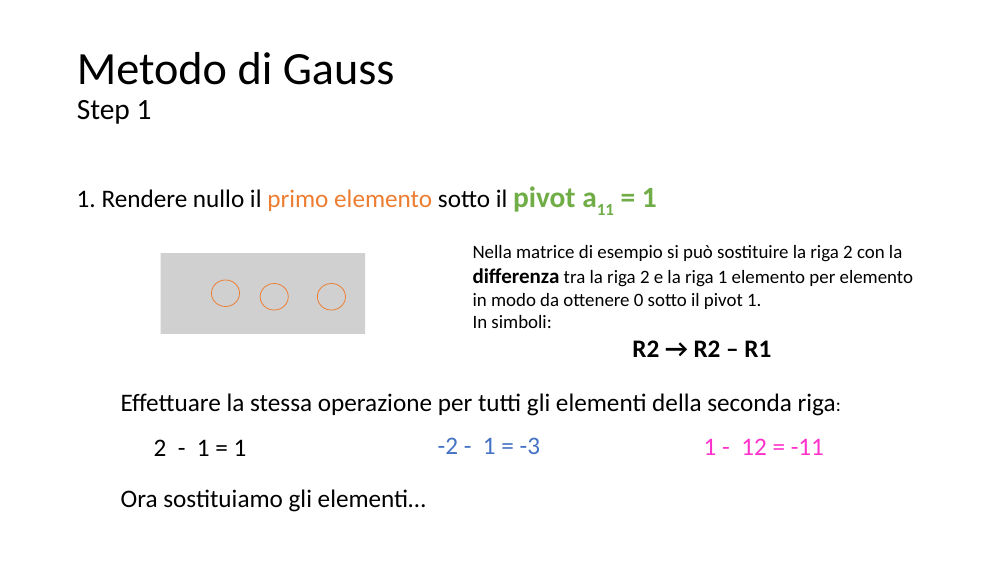
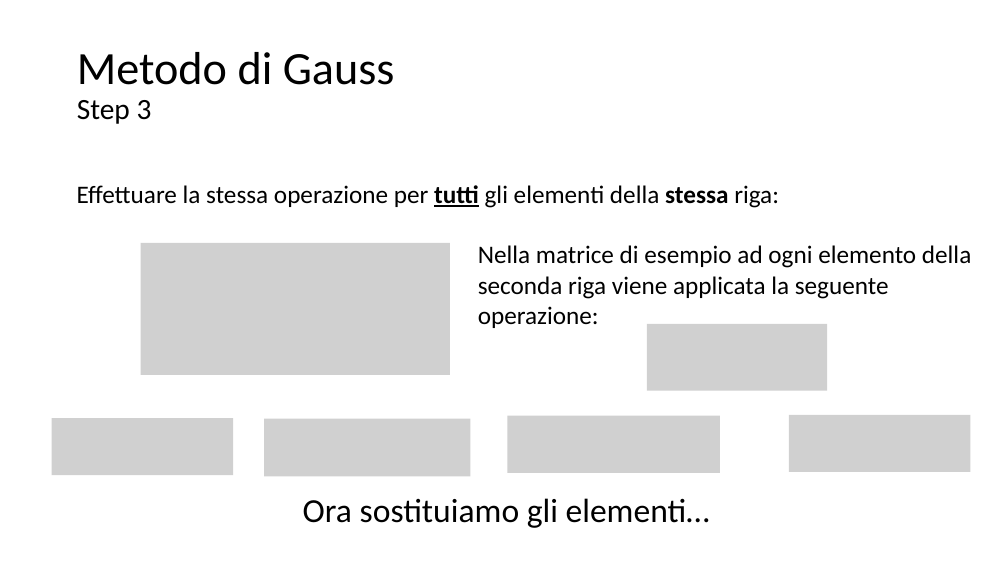
Before and after one commit to matteodelv/GaussLinearSystems, a slide deck: slide 26 of Presentazione.pptx (slide 20 before the commit). Drawn at 1008x567 pixels with LibreOffice and Linux fonts; fonts in the diff are those of the drawing; grey boxes stand for pictures. Boxes give left, top, right and bottom in pixels: in the first picture for what was removed or moved away, otherwise in the second. Text is boxed around its words. In the diff, an @@ line names an element or a change of style, - is before the commit and + after.

Commit message:
Presentazione aggiornata - aggiunta della generalizzazione con gamma e aggiornamento parziale dell'esempio

```diff
--- a/Presentazione.pptx
+++ b/Presentazione.pptx
@@ title at (77, 52, 395, 124): text changed @@
-Metodo di Gauss
-Step 1
+Metodo di Gauss
+Step 3
@@ text at (77, 185, 779, 208): text changed @@
-Effettuare la stessa operazione per tutti gli elementi della seconda riga:
+Effettuare la stessa operazione per tutti gli elementi della stessa riga:
@@ text removed at (77, 186, 657, 212) @@
-1. Rendere nullo il primo elemento sotto il pivot a11 = 1
@@ picture added at (141, 243, 450, 374) @@
@@ picture removed at (160, 253, 365, 334) @@
@@ text at (478, 245, 971, 328): text changed; size 18 to 24 pt @@
-Nella matrice di esempio si può sostituire la riga 2 con la differenza tra la riga 2 e la riga 1 elemento per elemento in modo da ottenere 0 sotto il pivot 1.
-In simboli:
-R2 → R2 – R1
+Nella matrice di esempio ad ogni elemento della seconda riga viene applicata la seguente operazione:
@@ ellipse removed at (212, 280, 240, 306) @@
@@ ellipse removed at (260, 284, 288, 310) @@
@@ ellipse removed at (318, 284, 346, 310) @@
@@ picture added at (647, 324, 827, 390) @@
@@ picture added at (51, 418, 233, 476) @@
@@ picture added at (264, 419, 470, 476) @@
@@ picture added at (507, 416, 720, 473) @@
@@ picture added at (789, 415, 970, 473) @@
@@ text removed at (154, 439, 247, 456) @@
-2 - 1 = 1
@@ text removed at (438, 437, 540, 454) @@
--2 - 1 = -3
@@ text removed at (704, 438, 824, 455) @@
-1 - 12 = -11
@@ text "Ora sostituiamo gli elementi…": place and size @@
-text "Ora sostituiamo gli elementi…" at (121, 489, 426, 512)
+text "Ora sostituiamo gli elementi…" at (303, 498, 710, 528)
@@ text "Ora sostituiamo gli elementi…" at (303, 498, 710, 528): size 24 to 32 pt @@
```
Also in this commit, not shown: 12 other slides changed, 18 slides added, 14 slides removed.
